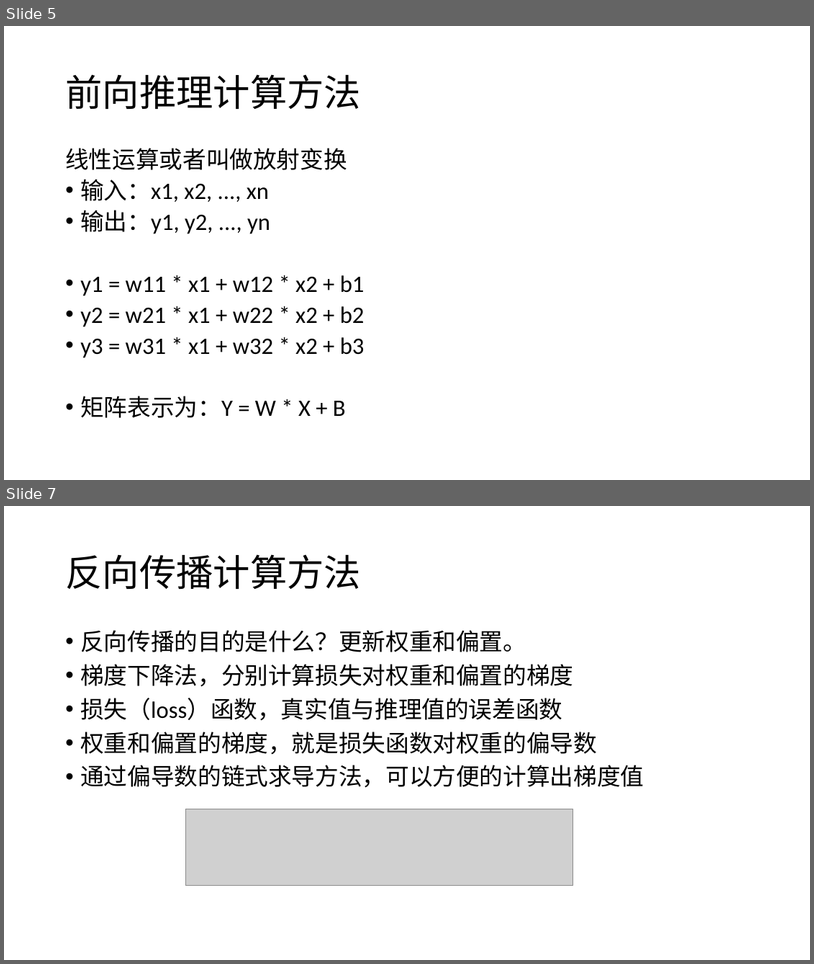
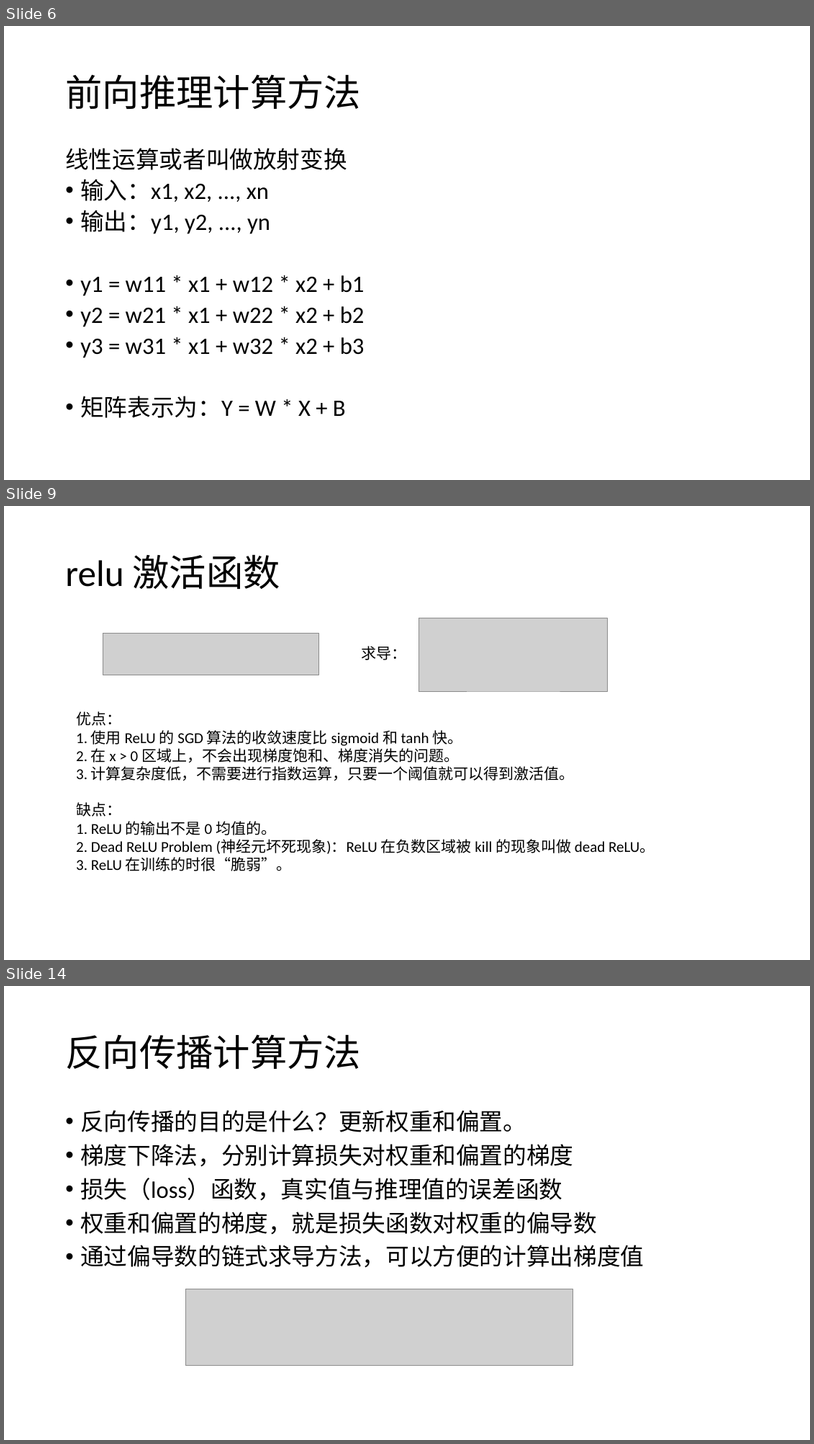
Before and after one commit to rockcarry/ffann, a slide deck: docs/BP 神经网络 C 语言实现与项目应用.pptx. Shown one above the other, each under a label of ours: slides 5 and 7 before the commit, slides 6, 9 and 14 after it; the slides between them are not shown. The pictures are 814x964 and 814x1444 pixels, drawn with LibreOffice and Linux fonts; fonts in the diff are those of the drawing; grey boxes stand for pictures. Boxes give left, top, right and bottom in pixels: in the first picture for what was removed or moved away, otherwise in the second. Text is boxed around its words. In the diff, an @@ line names an element or a change of style, - is before the commit and + after.

Commit message:
更新 'BP 神经网络 C 语言实现与项目应用.pptx'

```diff
--- a/docs/BP 神经网络 C 语言实现与项目应用.pptx
+++ b/docs/BP 神经网络 C 语言实现与项目应用.pptx
@@ slide 9 added at bbox=[4, 506, 810, 960], background #FFFFFF @@
@@ title added at bbox=[65, 554, 280, 589], 44 pt, text #000000 @@
+relu 激活函数
@@ picture added at bbox=[103, 633, 319, 674] @@
@@ picture added at bbox=[419, 618, 608, 691] @@
@@ text added at bbox=[362, 646, 407, 660], 18 pt, text #000000 @@
+求导：
@@ text added at bbox=[76, 711, 655, 871], 18 pt, text #000000 @@
+优点：
+1. 使用 ReLU 的 SGD 算法的收敛速度比 sigmoid 和 tanh 快。
+2. 在 x > 0 区域上，不会出现梯度饱和、梯度消失的问题。
+3. 计算复杂度低，不需要进行指数运算，只要一个阈值就可以得到激活值。
+缺点：
+1. ReLU 的输出不是 0 均值的。
+2. Dead ReLU Problem (神经元坏死现象)：ReLU 在负数区域被 kill 的现象叫做 dead ReLU。
+3. ReLU 在训练的时很“脆弱”。
@@ what was slide 5 is now slide 6 @@
@@ what was slide 7 is now slide 14 @@
```
Also in this commit, not shown: 2 slides changed, 29 other slides added.
